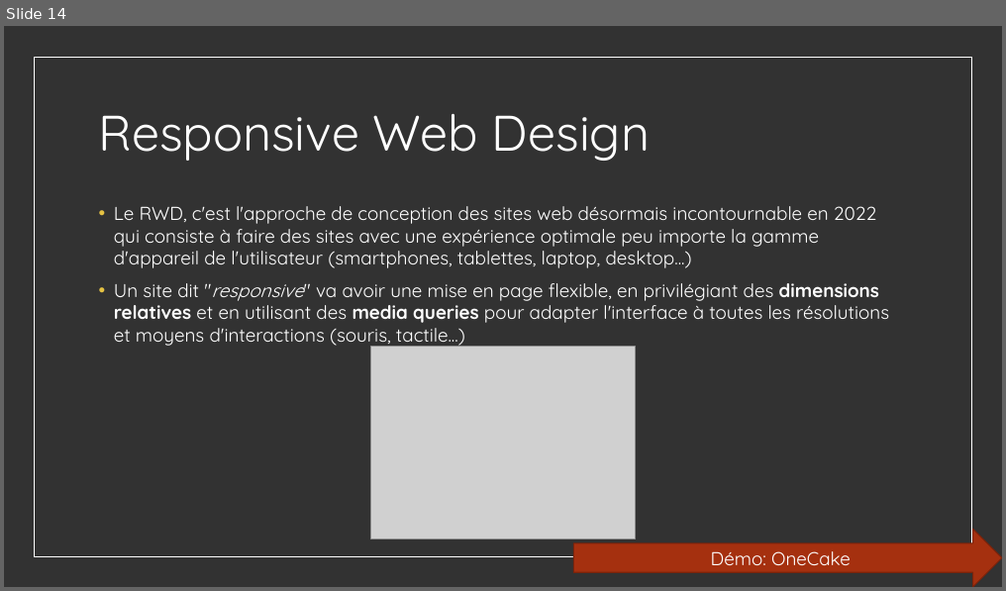
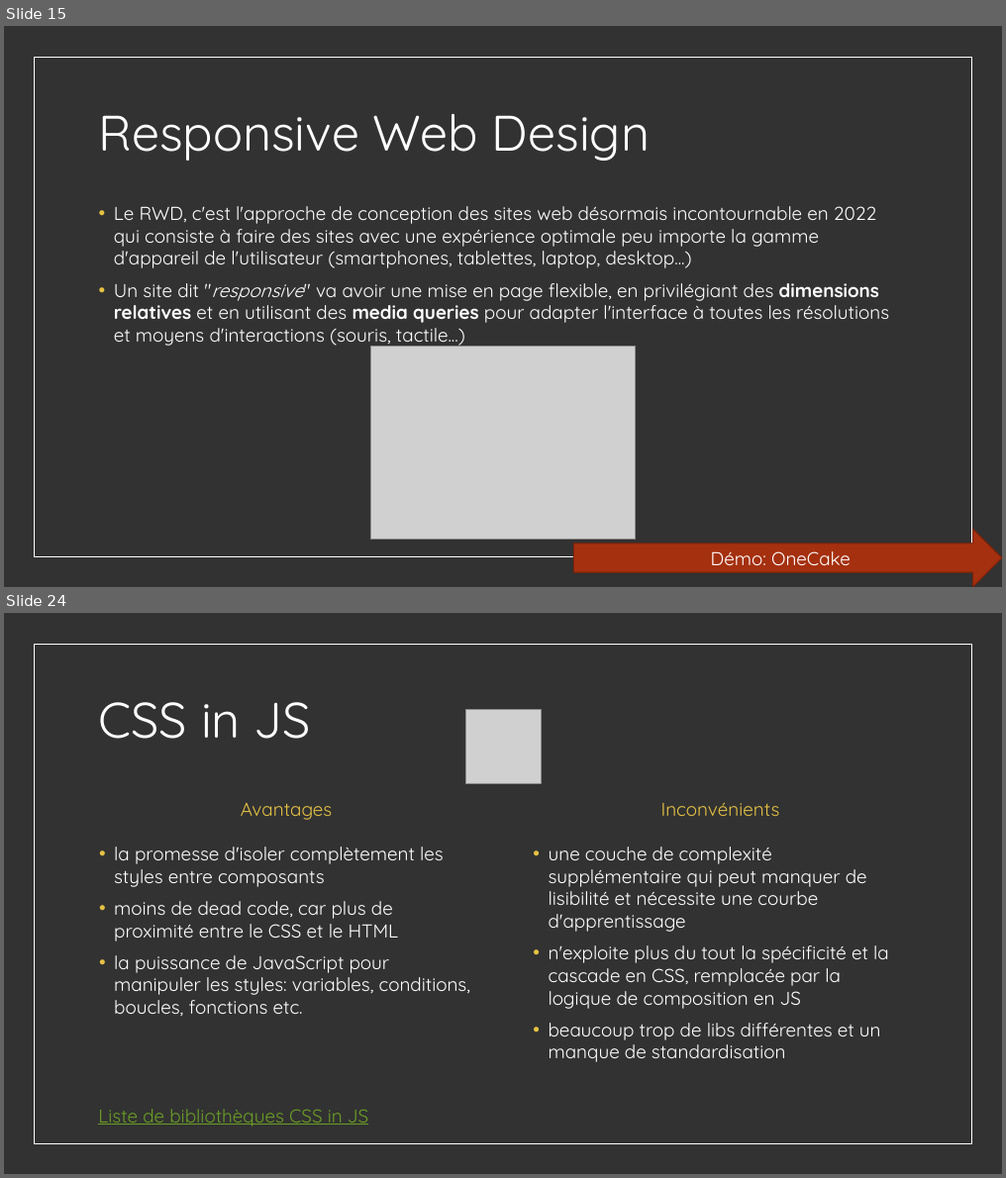
Before and after one commit to worldline/html-css-training, a slide deck: presenter_fr.pptx. Shown one above the other, each under a label of ours: slide 14 before the commit, slides 15 and 24 after it; the slides between them are not shown. The pictures are 1006x591 and 1006x1178 pixels, drawn with LibreOffice and Linux fonts; fonts in the diff are those of the drawing; grey boxes stand for pictures. Boxes give left, top, right and bottom in pixels: in the first picture for what was removed or moved away, otherwise in the second. Text is boxed around its words. In the diff, an @@ line names an element or a change of style, - is before the commit and + after.

```diff
--- a/presenter_fr.pptx
+++ b/presenter_fr.pptx
@@ slide 24 added at (x1=4, y1=613, x2=1002, y2=1174), background #323232; not listed: 1 template element that a slide beside it also shows @@
@@ title added at (x1=99, y1=702, x2=311, y2=739), 48 pt, text #FFFFFF @@
+CSS in JS
@@ picture added at (x1=466, y1=709, x2=541, y2=783) @@
@@ text added at (x1=241, y1=803, x2=332, y2=820), 18 pt, text #E5C243 @@
+Avantages
@@ text added at (x1=661, y1=803, x2=780, y2=816), 18 pt, text #E5C243 @@
+Inconvénients
@@ text added at (x1=114, y1=847, x2=470, y2=1016), 18 pt, text #FFFFFF @@
+• la promesse d'isoler complètement les styles entre composants
+• moins de dead code, car plus de proximité entre le CSS et le HTML
+• la puissance de JavaScript pour manipuler les styles: variables, conditions, boucles, fonctions etc.
@@ text added at (x1=548, y1=847, x2=889, y2=1062), 18 pt, text #FFFFFF @@
+• une couche de complexité supplémentaire qui peut manquer de lisibilité et nécessite une courbe d'apprentissage
+• n'exploite plus du tout la spécificité et la cascade en CSS, remplacée par la logique de composition en JS
+• beaucoup trop de libs différentes et un manque de standardisation
@@ text added at (x1=98, y1=1109, x2=368, y2=1127), 18 pt, text #6B9F25, underline @@
+Liste de bibliothèques CSS in JS
@@ what was slide 14 is now slide 15 @@
```
Also in this commit, not shown: 5 slides changed, 7 other slides added, 18 other files.
